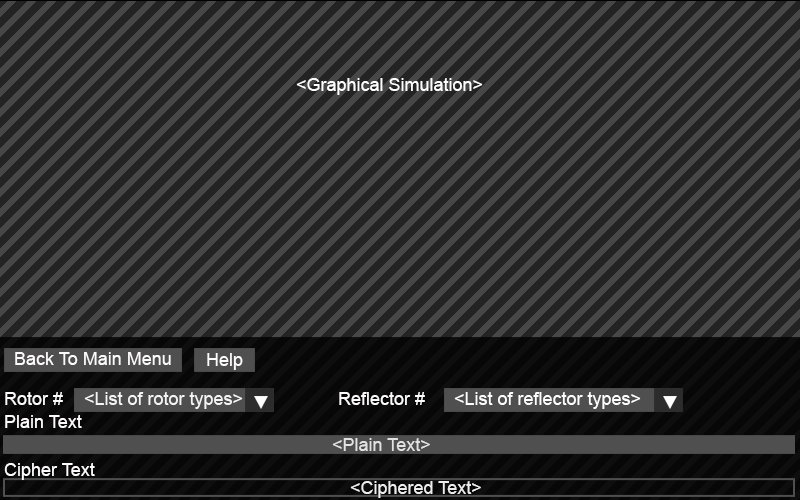
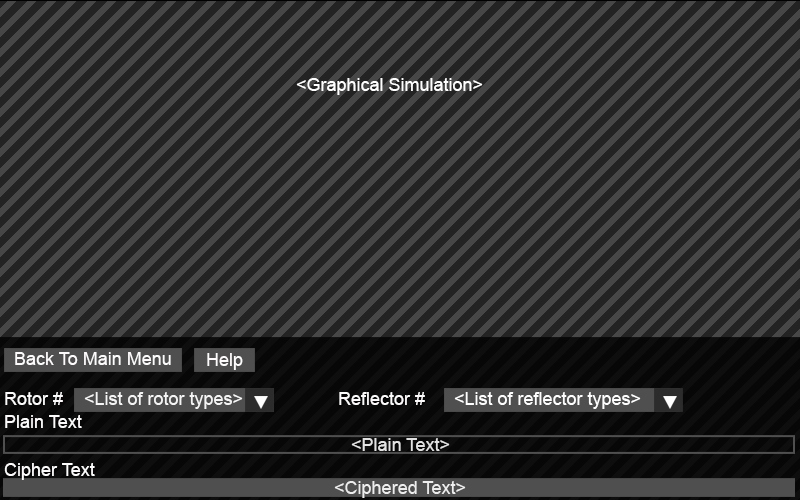
Layers edited between the first and the second 800 × 500 image:
showed group "Decryption" (1st of 3) (26 layers) over [5, 437, 793, 498]
renamed "<Plain Text>" to "<Ciphered Text>", painted on it over [334, 481, 466, 498]
renamed "<Ciphered Text>" to "<Plain Text>", painted on it over [332, 438, 463, 452]
hid group "Encryption" (26 layers) over [5, 437, 793, 498]
